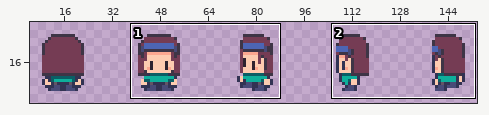
Edited in one commit: pixel-art file (Assets/Art/Avatar/S_ENT_Avatar.aseprite). Above: a wide view before the commit, with the close-up outlined.
Close-up. Before the edit:
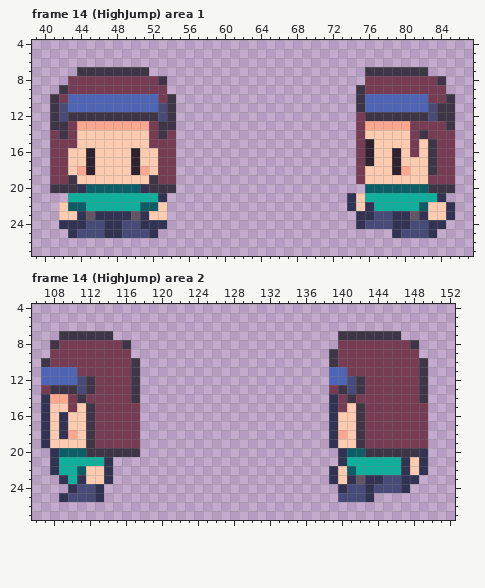
160x32 pixels, 31 frames. Shown: frame 14 (HighJump) area 1: x 39..87, y 4..27; frame 14 (HighJump) area 2: x 106..152, y 4..27. The wide view leaves out empty margins. The commit also changed other frames or places, which this record leaves out.
Once edited:
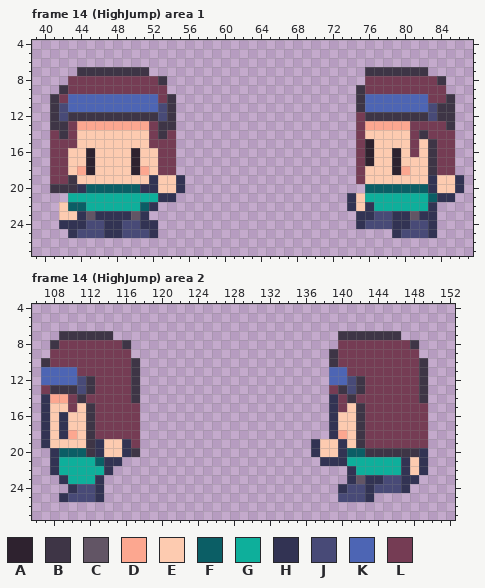
Palette (. is transparent): A #2e222f  B #3e3546  C #625565  D #fca790  E #fdcbb0  F #0b5e65  G #0eaf9b  H #323353  J #484a77  K #4d65b4  L #753c54
Commit: NewHighJump
Change:
Frame 14 (HighJump) area 1:
Colour B becomes colour E in row 20 at x 53 to 54 and 84 to 85.
Colour L becomes colour E in row 19 at x 53 to 54 and 84 to 85.
Colour G becomes colour F in row 21 at x 83.
Colour F becomes colour G in row 22 at x 82.
The author put colour H in rows 19 to 20 at x 55 and 86; in row 21 at x 54 and 85.
Colour B becomes colour H in row 19 at x 52; in row 20 at x 52 and 83.
Colour E becomes colour H in rows 22 to 23 at x 83.
Colour F becomes colour H in row 22 at x 52.
Colour L becomes colour H in row 19 at x 83.
The edit erases colour E in row 22 at x 53 and 84; in row 23 at x 52 to 53 and 84.
The edit erases colour H in rows 22 to 23 at x 85; in row 24 at x 53 and 84.
Frame 14 (HighJump) area 2:
The author put colour E in row 19 at x 138; in row 20 at x 138 to 139.
Colour B becomes colour E in row 20 at x 114 to 115.
Colour H becomes colour E in row 19 at x 139.
Colour L becomes colour E in row 19 at x 114 to 115.
Colour G becomes colour F in row 21 at x 113.
Colour E becomes colour G in row 22 at x 112 to 113; in row 23 at x 112.
Colour F becomes colour G in row 22 at x 111.
Colour H becomes colour G in row 23 at x 111.
The author put colour H in rows 19 to 20 at x 137; in row 21 at x 115 and 138 to 139.
Colour B becomes colour H in row 20 at x 113 and 116.
Colour E becomes colour H in row 19 at x 140; in row 23 at x 113.
Colour F becomes colour H in row 22 at x 141.
Colour L becomes colour H in row 19 at x 113 and 116.
The edit erases colour E in rows 22 to 23 at x 140.
The edit erases colour H in row 22 at x 139; in row 23 at x 114 and 139.
Changed places in both close-ups, as pixel boxes (x1, y1, x2, y2):
changed: (149, 175, 185, 229)
changed: (419, 175, 464, 229)
changed: (77, 439, 131, 484)
changed: (311, 439, 356, 484)
